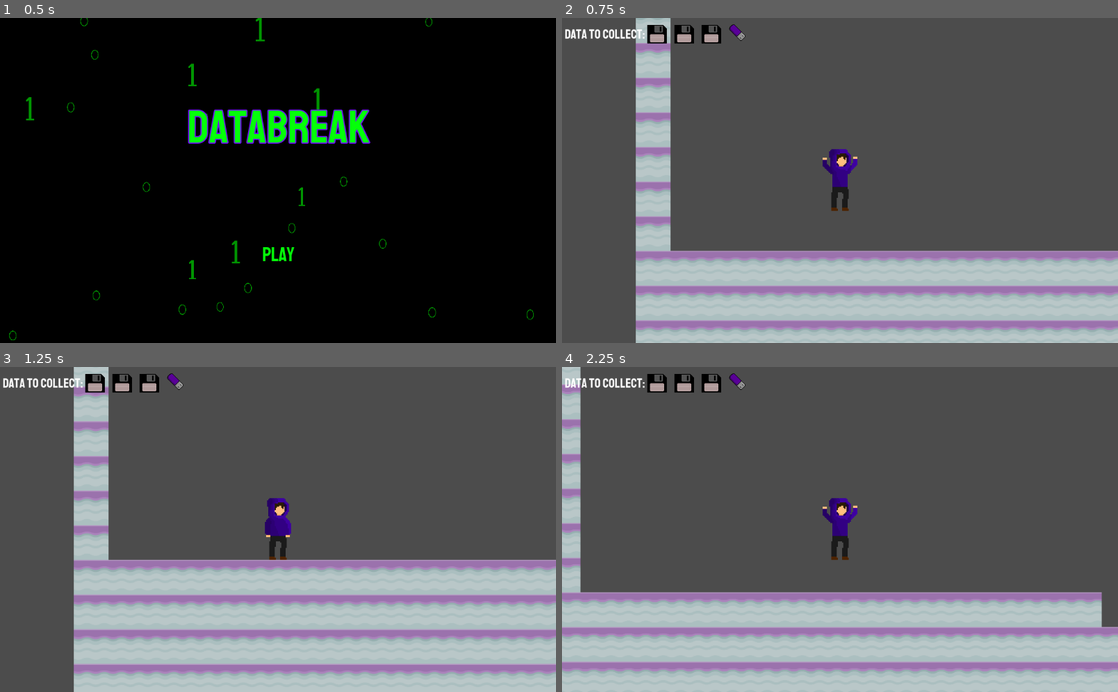
Above: before the commit, frames 1-4 (two rows, left to right).
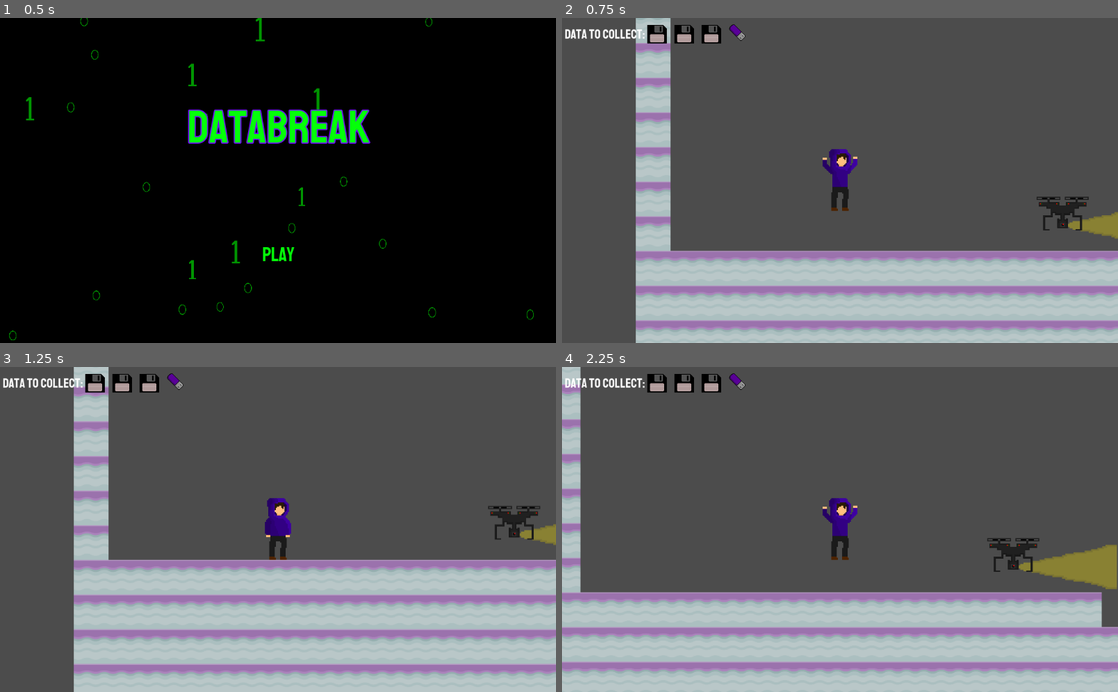
Above: after the commit, the same moments.

Repository: ncbarber/final-Databreak
Game: Godot game, scene res://ScreenStart/ScreenStart.tscn
The game is run twice, just before and just after one commit, with the same random seed, the same clock (stepped at 60 frames per second) and the same inputs.
Inputs:
- Up to frame 1 (0.5 s): no input
- Up to frame 2 (0.75 s): click "Play" at 0.5 s
- Up to frame 3 (1.25 s): no input
- Up to frame 4 (2.25 s): hold Right (move_right) from 1.28 s (still down); tap Space (jump) at 1.52 s

Frame 1 is identical in both runs. In frame 2, 0.8% of the frame differs, in the area x 85-100%, y 54-68%; in frame 3, 0.7%; in frame 4, 1.8%, in the area x 76-100%, y 52-69%.

Commit message:
added stunning of enemy when jumping ontop of them

Diff:
--- a/project/Enemy/Enemy.gd
+++ b/project/Enemy/Enemy.gd
@@ -11,6 +11,7 @@
 var direction := 1
 var rotation_position := 15
 var state := "Idle"
+var pre_stun_y_position := 0
 
 
 var player = null
@@ -41,7 +42,10 @@
 			run_speed = lerp(run_speed,475,delta/3)
 			velocity = position.direction_to(player.position) * run_speed
 			velocity = move_and_slide(velocity, Vector2(0, -1))
-
+		"Stunned":
+			velocity.y = 0
+			velocity.x = 0
+			velocity = move_and_slide(velocity, Vector2(0, -1))
 
 
 func _on_Light_body_entered(body) -> void:
@@ -59,7 +63,19 @@
 	emit_signal("player_hit", body)
 
 
-func _on_DisengageTimer_timeout()-> void:
+func _on_DisengageTimer_timeout() -> void:
 	state = "Idle"
 	$Alarm.playing = false
 	$Light/LightSprite.modulate = Color(1,1,1,0.34)
+
+
+func _on_StunTimer_timeout() -> void:
+	print("unstunned!")
+	state = "Idle"
+
+
+func _on_StunCollision_body_exited(body) -> void:
+	player = body
+	print("Stunned!")
+	state = "Stunned"
+	$StunTimer.start()
--- a/project/Enemy/Enemy.tscn
+++ b/project/Enemy/Enemy.tscn
@@ -7,7 +7,7 @@
 [ext_resource path="res://Enemy/Databreak_DroneAlarm.wav" type="AudioStream" id=5]
 
 [sub_resource type="RectangleShape2D" id=1]
-extents = Vector2( 31.2372, 30.1792 )
+extents = Vector2( 21.6339, 30.899 )
 
 [sub_resource type="AtlasTexture" id=2]
 flags = 4
@@ -67,6 +67,9 @@
 "speed": 100.0
 } ]
 
+[sub_resource type="RectangleShape2D" id=13]
+extents = Vector2( 55.3875, 9.76563 )
+
 [node name="Enemy" type="KinematicBody2D"]
 position = Vector2( 490.008, 296.882 )
 script = ExtResource( 2 )
@@ -111,7 +114,7 @@
 
 [node name="Sprite" type="AnimatedSprite" parent="."]
 frames = SubResource( 12 )
-frame = 5
+frame = 6
 playing = true
 __meta__ = {
 "_edit_lock_": true
@@ -143,7 +146,20 @@
 [node name="Alarm" type="AudioStreamPlayer2D" parent="."]
 stream = ExtResource( 5 )
 
+[node name="StunCollision" type="Area2D" parent="."]
+
+[node name="CollisionShape2D" type="CollisionShape2D" parent="StunCollision"]
+position = Vector2( -6.10352e-05, -70.015 )
+shape = SubResource( 13 )
+
+[node name="StunTimer" type="Timer" parent="."]
+wait_time = 5.0
+one_shot = true
+autostart = true
+
 [connection signal="body_entered" from="Light" to="." method="_on_Light_body_entered"]
 [connection signal="body_exited" from="Light" to="." method="_on_Light_body_exited"]
 [connection signal="body_entered" from="KillBox" to="." method="_on_KillBox_body_entered"]
 [connection signal="timeout" from="DisengageTimer" to="." method="_on_DisengageTimer_timeout"]
+[connection signal="body_exited" from="StunCollision" to="." method="_on_StunCollision_body_exited"]
+[connection signal="timeout" from="StunTimer" to="." method="_on_StunTimer_timeout"]
--- a/project/Level/Level.tscn
+++ b/project/Level/Level.tscn
@@ -1,7 +1,8 @@
-[gd_scene load_steps=7 format=2]
+[gd_scene load_steps=8 format=2]
 
 [ext_resource path="res://Level/planetMid.png" type="Texture" id=1]
 [ext_resource path="res://Level/Level.gd" type="Script" id=2]
+[ext_resource path="res://Enemy/Enemy.tscn" type="PackedScene" id=3]
 [ext_resource path="res://Level/HUD.tscn" type="PackedScene" id=4]
 
 [sub_resource type="ConvexPolygonShape2D" id=1]
@@ -64,3 +65,6 @@
 tile_data = PoolIntArray( -1114114, 0, 0, -1114113, 0, 0, -1179648, 0, 0, -1179647, 0, 0, -1179646, 0, 0, -1179645, 0,  …(9846 unchanged characters)…
 
 [node name="HUD" parent="." instance=ExtResource( 4 )]
+
+[node name="Enemy" parent="." instance=ExtResource( 3 )]
+position = Vector2( 1299.16, 648.879 )
--- a/project/Player/Player.tscn
+++ b/project/Player/Player.tscn
@@ -17,72 +17,72 @@
 [sub_resource type="AtlasTexture" id=3]
 flags = 4
 atlas = ExtResource( 2 )
-region = Rect2( 0, 0, 256, 256 )
+region = Rect2( 0, 1024, 256, 256 )
 
 [sub_resource type="AtlasTexture" id=4]
 flags = 4
 atlas = ExtResource( 2 )
-region = Rect2( 256, 0, 256, 256 )
+region = Rect2( 256, 1024, 256, 256 )
 
 [sub_resource type="AtlasTexture" id=5]
 flags = 4
 atlas = ExtResource( 2 )
-region = Rect2( 512, 0, 256, 256 )
+region = Rect2( 512, 1024, 256, 256 )
 
 [sub_resource type="AtlasTexture" id=6]
 flags = 4
 atlas = ExtResource( 2 )
-region = Rect2( 768, 0, 256, 256 )
+region = Rect2( 0, 0, 256, 256 )
 
 [sub_resource type="AtlasTexture" id=7]
 flags = 4
 atlas = ExtResource( 2 )
-region = Rect2( 1024, 0, 256, 256 )
+region = Rect2( 256, 0, 256, 256 )
 
 [sub_resource type="AtlasTexture" id=8]
 flags = 4
 atlas = ExtResource( 2 )
-region = Rect2( 0, 256, 256, 256 )
+region = Rect2( 512, 0, 256, 256 )
 
 [sub_resource type="AtlasTexture" id=9]
 flags = 4
 atlas = ExtResource( 2 )
-region = Rect2( 256, 256, 256, 256 )
+region = Rect2( 768, 0, 256, 256 )
 
 [sub_resource type="AtlasTexture" id=10]
 flags = 4
 atlas = ExtResource( 2 )
-region = Rect2( 512, 256, 256, 256 )
+region = Rect2( 1024, 0, 256, 256 )
 
 [sub_resource type="AtlasTexture" id=11]
 flags = 4
 atlas = ExtResource( 2 )
-region = Rect2( 768, 256, 256, 256 )
+region = Rect2( 0, 256, 256, 256 )
 
 [sub_resource type="AtlasTexture" id=12]
 flags = 4
 atlas = ExtResource( 2 )
-region = Rect2( 1024, 256, 256, 256 )
+region = Rect2( 256, 256, 256, 256 )
 
 [sub_resource type="AtlasTexture" id=13]
 flags = 4
 atlas = ExtResource( 2 )
-region = Rect2( 0, 512, 256, 256 )
+region = Rect2( 512, 256, 256, 256 )
 
 [sub_resource type="AtlasTexture" id=14]
 flags = 4
 atlas = ExtResource( 2 )
-region = Rect2( 0, 1024, 256, 256 )
+region = Rect2( 768, 256, 256, 256 )
 
 [sub_resource type="AtlasTexture" id=15]
 flags = 4
 atlas = ExtResource( 2 )
-region = Rect2( 256, 1024, 256, 256 )
+region = Rect2( 1024, 256, 256, 256 )
 
 [sub_resource type="AtlasTexture" id=16]
 flags = 4
 atlas = ExtResource( 2 )
-region = Rect2( 512, 1024, 256, 256 )
+region = Rect2( 0, 512, 256, 256 )
 
 [sub_resource type="SpriteFrames" id=17]
 animations = [ {
@@ -91,15 +91,15 @@
 "name": "idle",
 "speed": 3.0
 }, {
-"frames": [ SubResource( 3 ), SubResource( 4 ), SubResource( 5 ), SubResource( 6 ), SubResource( 7 ), SubResource( 8 ), SubResource( 9 ), SubResource( 10 ), SubResource( 11 ), SubResource( 12 ), SubResource( 13 ) ],
+"frames": [ SubResource( 3 ), SubResource( 4 ), SubResource( 5 ) ],
+"loop": false,
+"name": "crouch",
+"speed": 30.0
+}, {
+"frames": [ SubResource( 6 ), SubResource( 7 ), SubResource( 8 ), SubResource( 9 ), SubResource( 10 ), SubResource( 11 ), SubResource( 12 ), SubResource( 13 ), SubResource( 14 ), SubResource( 15 ), SubResource( 16 ) ],
 "loop": true,
 "name": "walk",
 "speed": 16.0
-}, {
-"frames": [ SubResource( 14 ), SubResource( 15 ), SubResource( 16 ) ],
-"loop": false,
-"name": "crouch",
-"speed": 30.0
 }, {
 "frames": [ ExtResource( 3 ) ],
 "loop": true,
--- a/project/project.godot
+++ b/project/project.godot
@@ -29,6 +29,10 @@
 config/name="final-Databreak"
 run/main_scene="res://ScreenStart/ScreenStart.tscn"
 config/icon="res://icon.png"
+
+[autoload]
+
+RoomGlobals="*res://Level/Rooms/RoomGlobals.gd"
 
 [input]
 
Not shown: 1 places in project/Enemy/Enemy.tscn that only renumber resources
